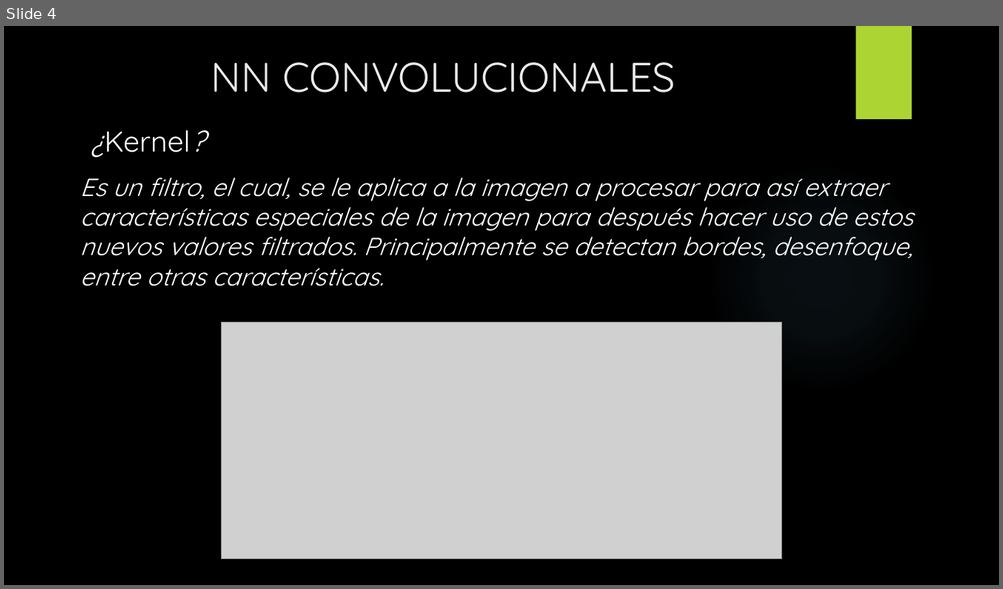
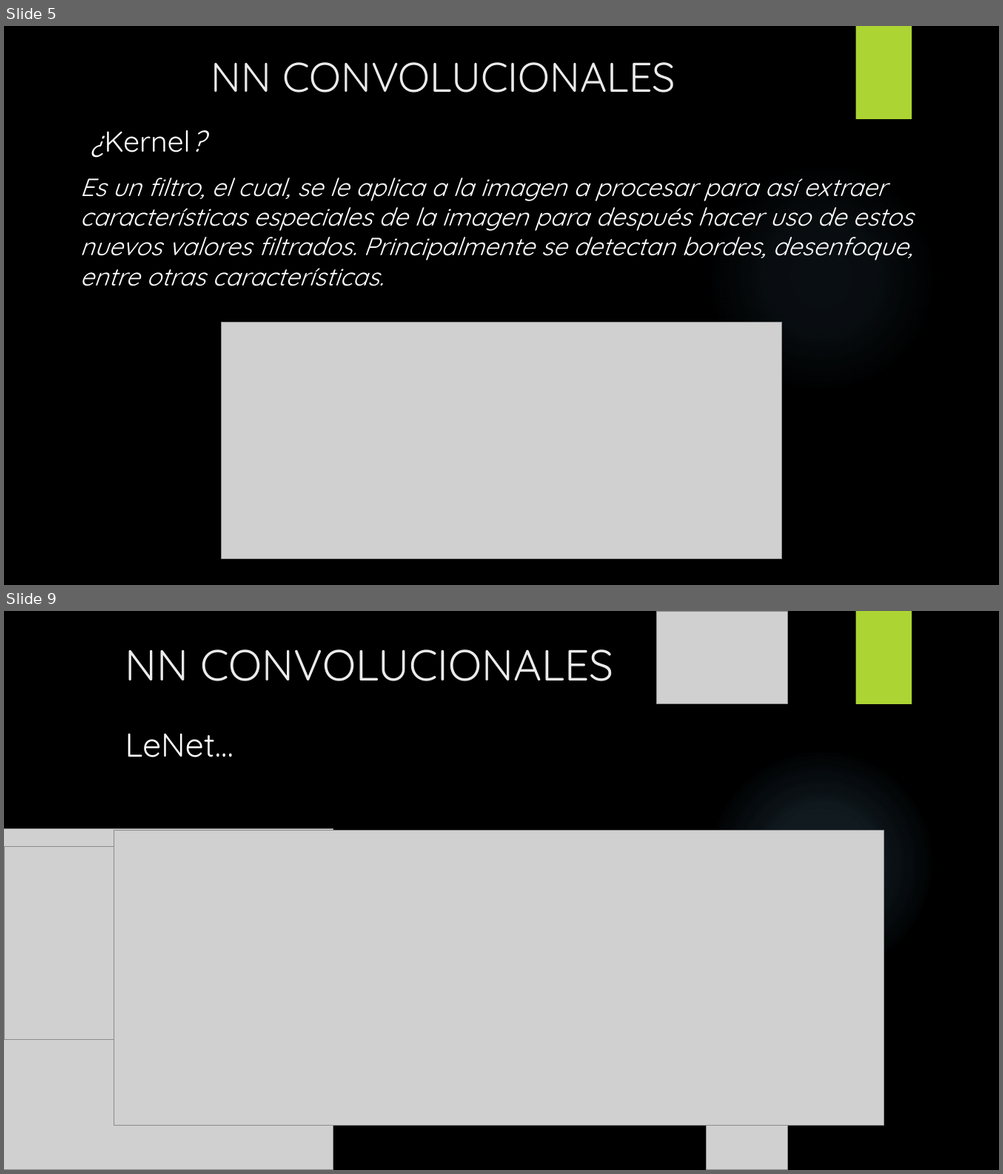
Before and after one commit to unknowchar/NN-imgClasification, a slide deck: NEURONAL NETWORK.pptx. Shown one above the other, each under a label of ours: slide 4 before the commit, slides 5 and 9 after it; the slides between them are not shown. The pictures are 1003x589 and 1003x1174 pixels, drawn with LibreOffice and Linux fonts; fonts in the diff are those of the drawing; grey boxes stand for pictures; background and template pictures are left out. Boxes give left, top, right and bottom in pixels: in the first picture for what was removed or moved away, otherwise in the second. Text is boxed around its words. In the diff, an @@ line names an element or a change of style, - is before the commit and + after.

```diff
--- a/NEURONAL NETWORK.pptx
+++ b/NEURONAL NETWORK.pptx
@@ slide 9 added at (4,611,999,1170), background picture (left out); not listed: 1 template element that a slide beside it also shows @@
@@ picture added at (657,611,788,704) @@
@@ rectangle added at (855,611,911,704), fill #ACD433 @@
@@ title added at (125,649,614,681), 42 pt, text #EBEBEB @@
+NN CONVOLUCIONALES
@@ text added at (125,733,234,758), 32 pt, text #FFFFFF @@
+LeNet…
@@ ellipse added at (706,748,936,977), fill gradient #7AC4F0 @@
@@ picture added at (4,829,333,1170) @@
@@ picture added at (114,830,884,1126) @@
@@ picture added at (4,847,128,1040) @@
@@ picture added at (706,1109,788,1170) @@
@@ what was slide 4 is now slide 5 @@
```
Also in this commit, not shown: 3 slides changed, 4 other slides added, 3 slides removed.
